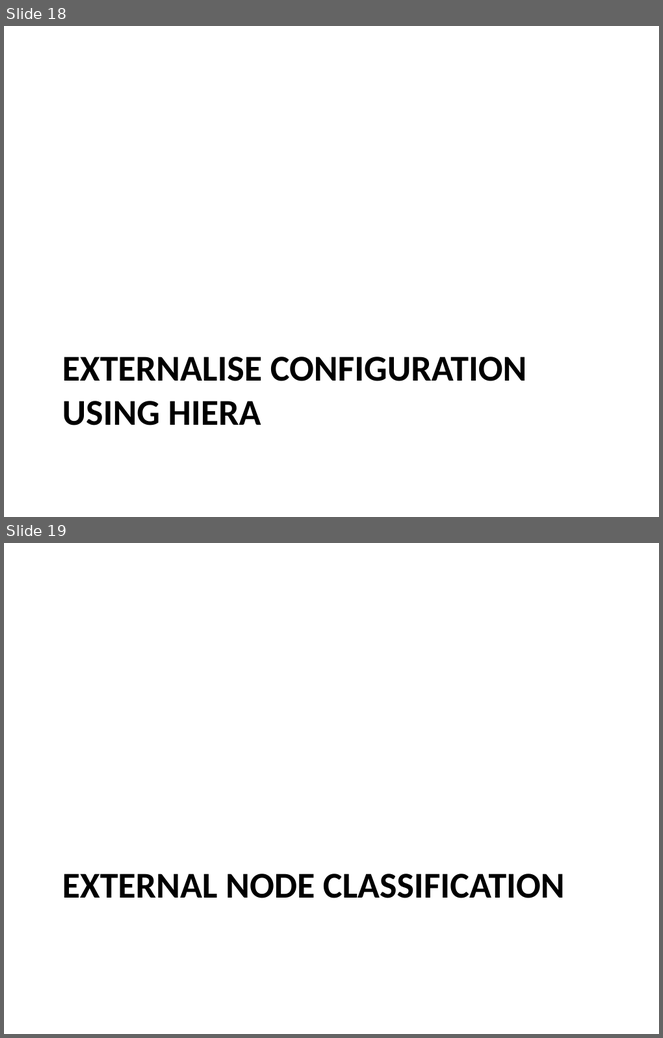
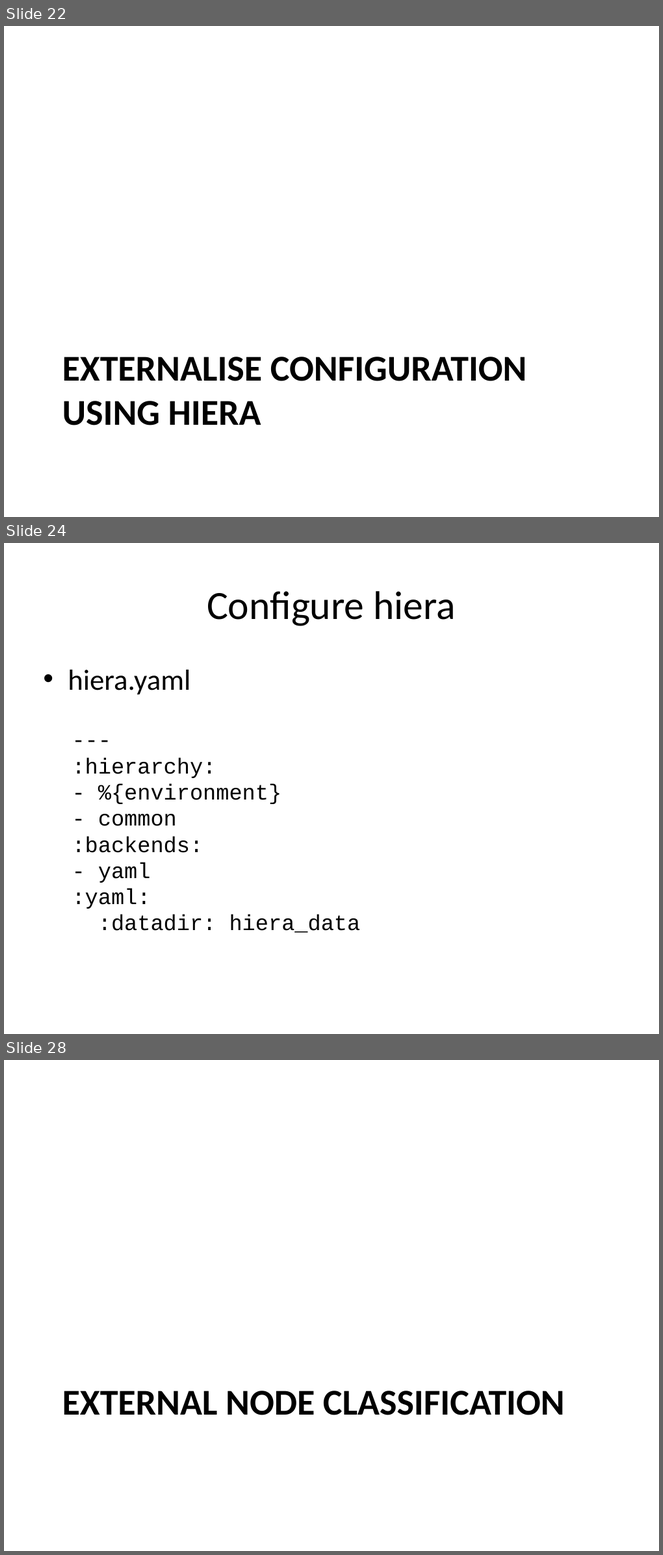
Before and after one commit to andeemarks/xconf-sydney-2014-workshops, a slide deck: 01-provision/xconf-sydney-2014-provision.pptx. Shown one above the other, each under a label of ours: slides 18 and 19 before the commit, slides 22, 24 and 28 after it; the slides between them are not shown. The pictures are 663x1038 and 663x1555 pixels, drawn with LibreOffice and Linux fonts; fonts in the diff are those of the drawing. Boxes give left, top, right and bottom in pixels: in the first picture for what was removed or moved away, otherwise in the second. Text is boxed around its words. In the diff, an @@ line names an element or a change of style, - is before the commit and + after.

```diff
--- a/01-provision/xconf-sydney-2014-provision.pptx
+++ b/01-provision/xconf-sydney-2014-provision.pptx
@@ slide 24 added at [4,543,659,1034], background #FFFFFF @@
@@ title added at [207,591,456,626], 44 pt, text #000000 @@
+Configure hiera
@@ text added at [68,670,361,933], 24 pt, text #000000 @@
+• hiera.yaml
+  ---
+  :hierarchy:
+  - %{environment}
+  - common
+  :backends:
+  - yaml
+  :yaml:
+  :datadir: hiera_data
@@ what was slide 18 is now slide 22 @@
@@ what was slide 19 is now slide 28 @@
```
Also in this commit, not shown: 5 slides changed, 9 other slides added.
